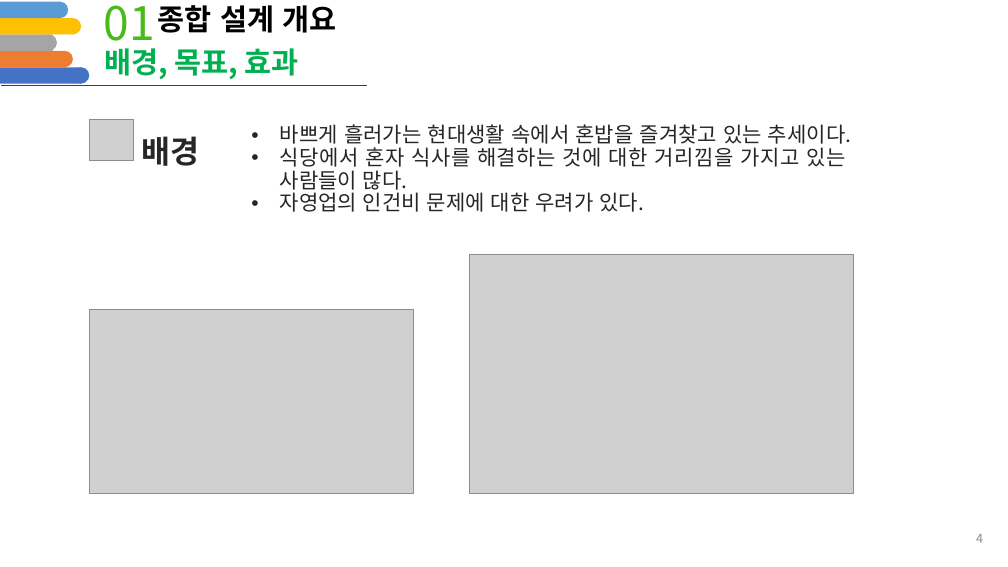
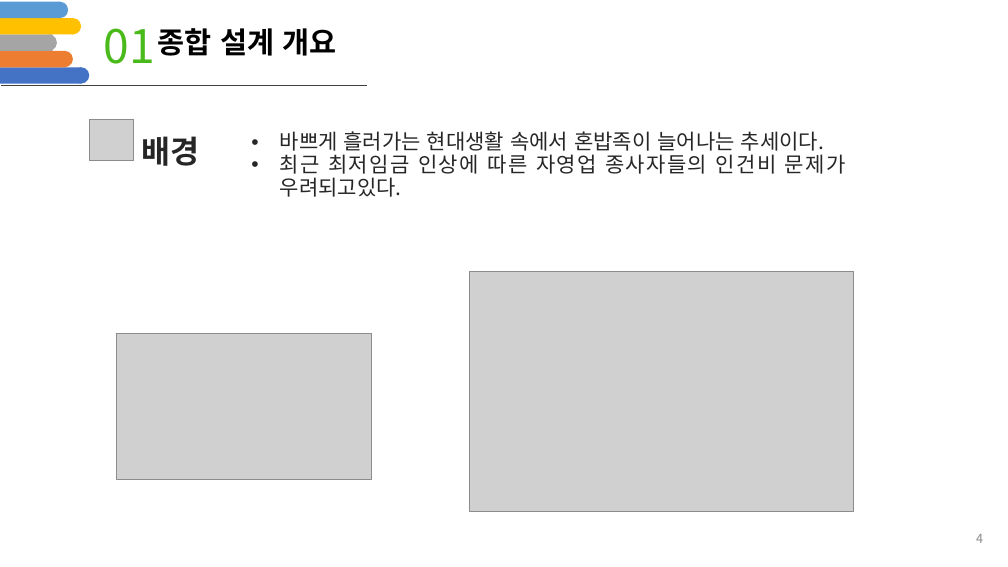
Before and after one commit to PilWooKang/graduateproject, a slide deck: slide 4 of 제안서(강필우,송재호,오준혁,김주형).pptx. Drawn at 1008x567 pixels with LibreOffice and Linux fonts; fonts in the diff are those of the drawing; grey boxes stand for pictures; background and template pictures are left out. Boxes give left, top, right and bottom in pixels: in the first picture for what was removed or moved away, otherwise in the second. Text is boxed around its words. In the diff, an @@ line names an element or a change of style, - is before the commit and + after.

```diff
--- a/제안서(강필우,송재호,오준혁,김주형).pptx
+++ b/제안서(강필우,송재호,오준혁,김주형).pptx
@@ text "01" rewrapped from <box>104,5,155,51</box> to <box>104,28,155,64</box> @@
@@ text "종합 설계 개요": place and size @@
-text "종합 설계 개요" at <box>158,5,336,33</box>
+text "종합 설계 개요" at <box>158,28,336,56</box>
@@ text removed at <box>104,48,299,79</box> @@
-배경, 목표, 효과
@@ text at <box>280,131,846,197</box>: text changed @@
-• 바쁘게 흘러가는 현대생활 속에서 혼밥을 즐겨찾고 있는 추세이다.
-• 식당에서 혼자 식사를 해결하는 것에 대한 거리낌을 가지고 있는 사람들이 많다.
-• 자영업의 인건비 문제에 대한 우려가 있다.
+• 바쁘게 흘러가는 현대생활 속에서 혼밥족이 늘어나는 추세이다.
+• 최근 최저임금 인상에 따른 자영업 종사자들의 인건비 문제가 우려되고있다.
@@ picture: place and size @@
-picture at <box>470,255,853,495</box>
+picture at <box>470,271,853,511</box>
@@ picture: place and size @@
-picture at <box>89,309,414,494</box>
+picture at <box>116,334,371,479</box>
```
Also in this commit, not shown: 10 other slides changed, 1 slide removed.
